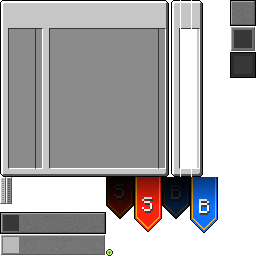
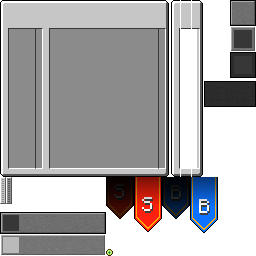
Two versions of the same layered image (256x256). Layer-by-layer changes:
added group "Timer Box" with 2 layers above "Main Group" over [204, 81, 256, 107]
added layer "Background #2" in group "Timer Box" over [204, 81, 256, 107]
